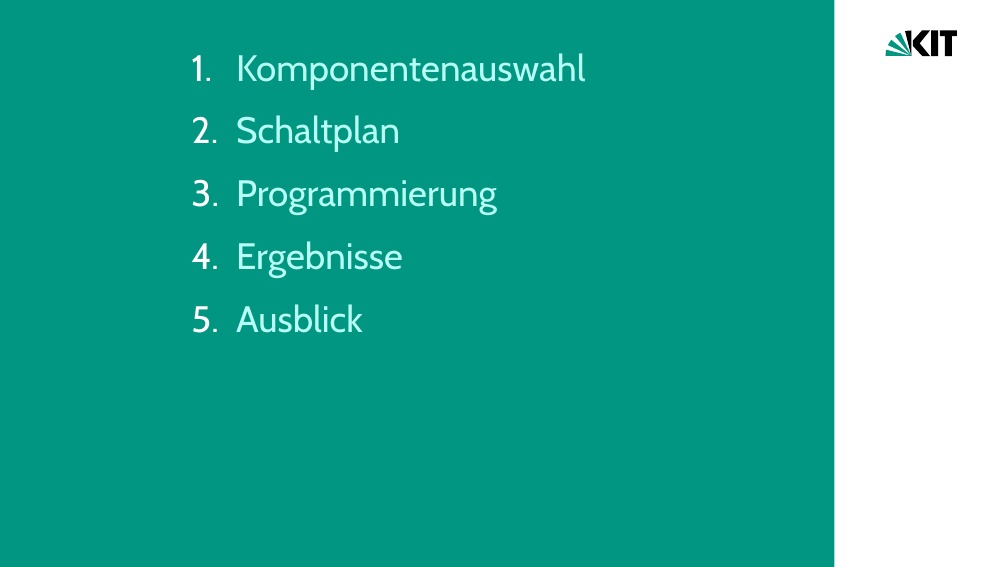
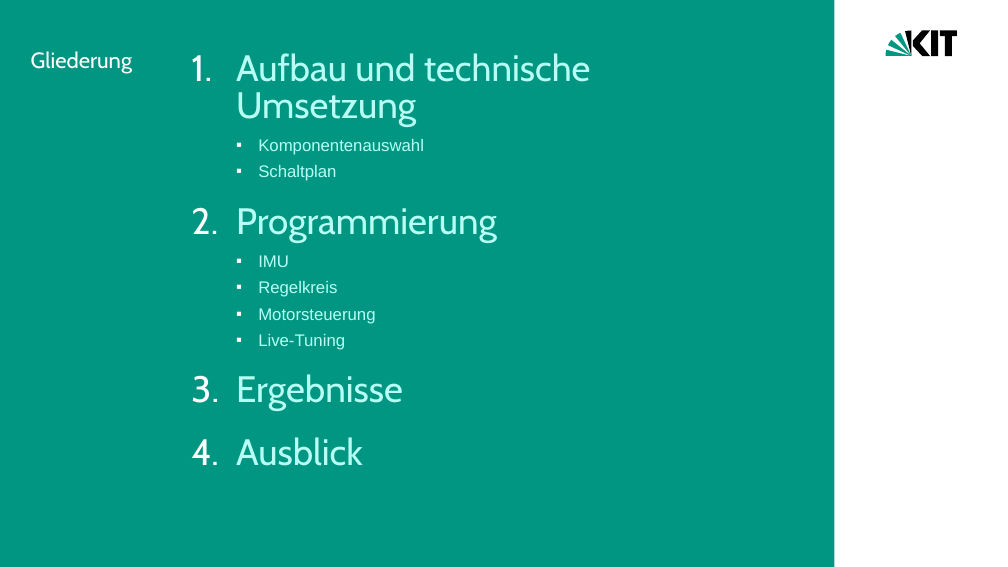
Before and after one commit to MCITBA/Lok_Prak_Rob, a slide deck: slide 43 of Finale_Präsentation_erw.pptx. Drawn at 1008x567 pixels with LibreOffice and Linux fonts; fonts in the diff are those of the drawing. Boxes give left, top, right and bottom in pixels: in the first picture for what was removed or moved away, otherwise in the second. Text is boxed around its words. In the diff, an @@ line names an element or a change of style, - is before the commit and + after.

```diff
--- a/Finale_Präsentation_erw.pptx
+++ b/Finale_Präsentation_erw.pptx
@@ title added at [31,51,132,74], 21 pt, text #FFFFFF @@
+Gliederung
@@ text at [236,53,591,127]: paragraph added @@
+1. Aufbau und technische Umsetzung
@@ text at [258,139,424,181]: size 35 to 16 pt, font Cabin to Arial in "Komponentenauswahl", "Schaltplan"; bullet 1. to ▪; list level 1 to 2 in "Komponentenauswahl"; line spacing 0.85 to 1; list level 1 to 2 in "Schaltplan" @@
@@ text at [258,255,375,350]: paragraphs added @@
+  ▪ IMU
+  ▪ Regelkreis
+  ▪ Motorsteuerung
+  ▪ Live-Tuning
```
Also in this commit, not shown: 51 other slides changed, 4 slides added, 2 slides removed.
